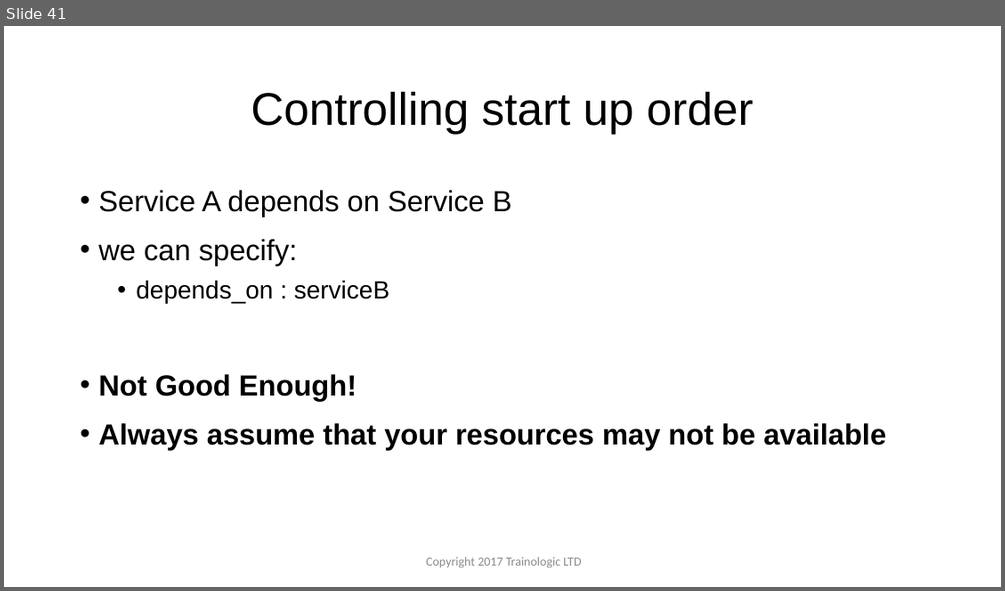
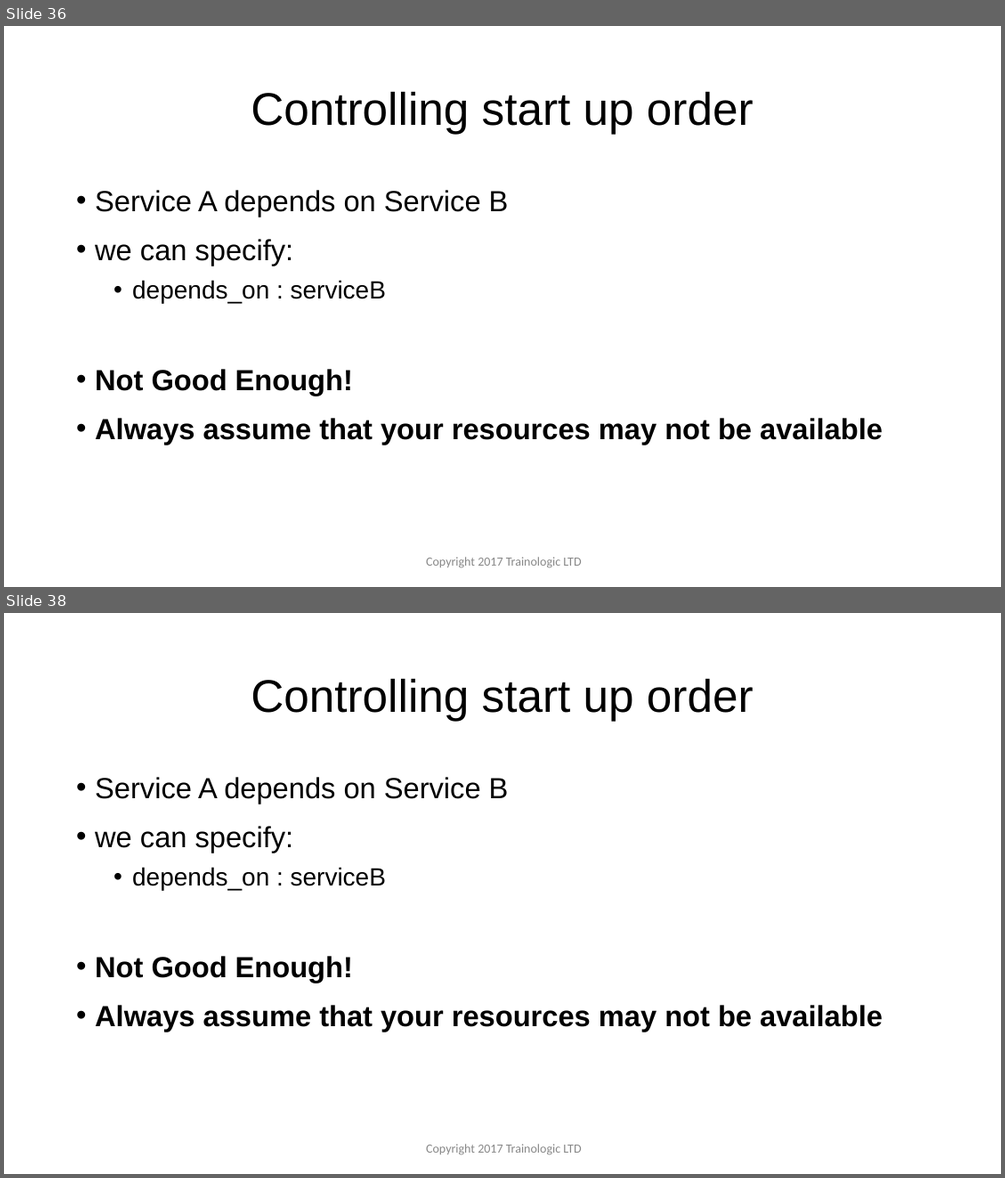
Before and after one commit to ColonelLanda/docker-meetup-2018, a slide deck: Docker - Meetup.pptx. Shown one above the other, each under a label of ours: slide 41 before the commit, slides 36 and 38 after it; the slides between them are not shown. The pictures are 1005x591 and 1005x1178 pixels, drawn with LibreOffice and Linux fonts; fonts in the diff are those of the drawing; background and template pictures are left out. Boxes give left, top, right and bottom in pixels: in the first picture for what was removed or moved away, otherwise in the second. Text is boxed around its words. In the diff, an @@ line names an element or a change of style, - is before the commit and + after.

```diff
--- a/Docker - Meetup.pptx
+++ b/Docker - Meetup.pptx
@@ slide 38 added at (4,613,1001,1174), background #FFFFFF @@
@@ title added at (251,678,753,721), 44 pt, text #000000 @@
+Controlling start up order
@@ text added at (95,777,882,1031), 28 pt, text #000000, bold @@
+• Service A depends on Service B
+• we can specify:
+  • depends_on : serviceB
+• Not Good Enough!
+• Always assume that your resources may not be available
@@ text added at (426,1143,581,1155), 12 pt, text #888888 @@
+Copyright 2017 Trainologic LTD
@@ what was slide 41 is now slide 36 @@
@@ slide 36 changed as well @@
@@ text "Service A depends on Service ..." rewrapped from (98,190,886,450) to (95,190,882,444) @@
```
Also in this commit, not shown: 35 other slides changed, 1 other slide added, 5 slides removed, 1 other file.
